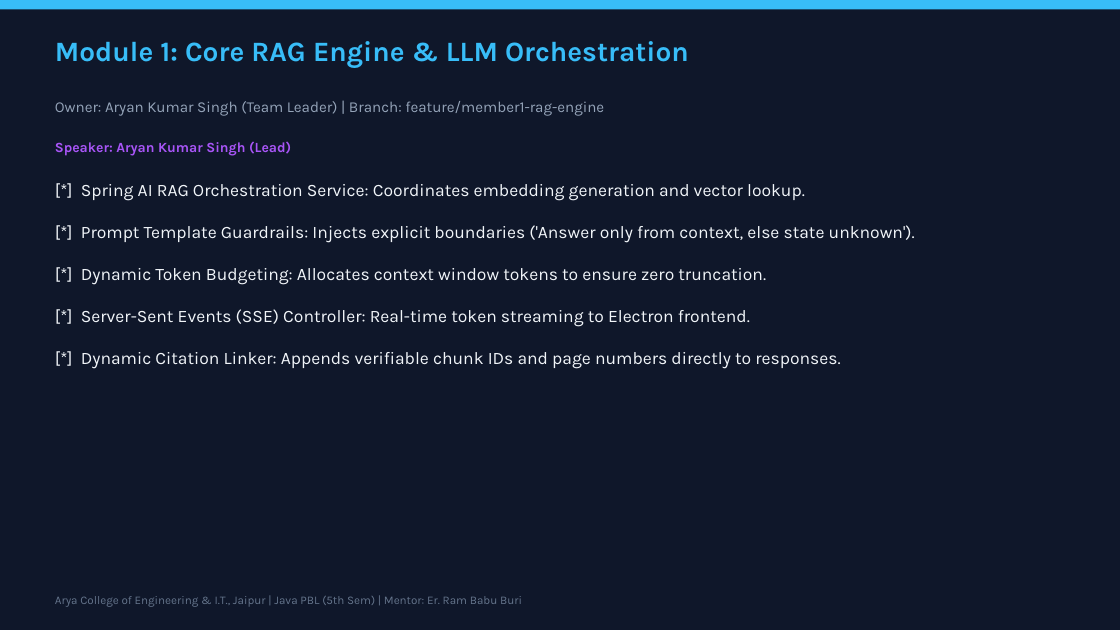
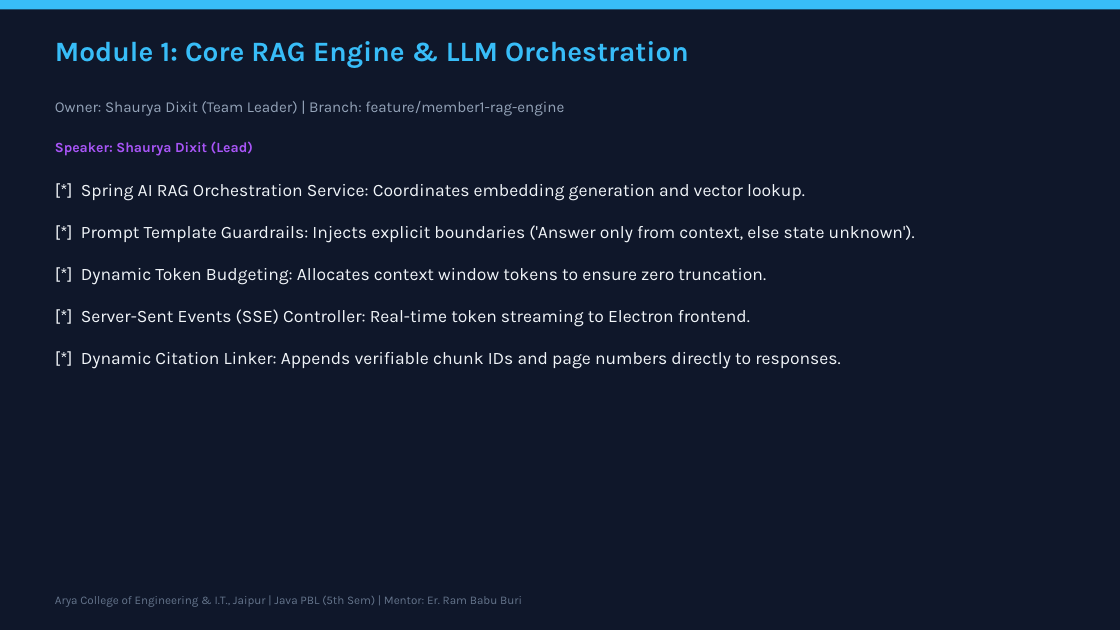
Before and after one commit to shauryadixit005-lab/RAG_Project, a slide deck: slide 5 of submission_reports/DocuQuery_AI_Presentation.pptx. Drawn at 1120x630 pixels with LibreOffice and Linux fonts; fonts in the diff are those of the drawing. Boxes give left, top, right and bottom in pixels: in the first picture for what was removed or moved away, otherwise in the second. Text is boxed around its words. In the diff, an @@ line names an element or a change of style, - is before the commit and + after.

```diff
--- a/submission_reports/DocuQuery_AI_Presentation.pptx
+++ b/submission_reports/DocuQuery_AI_Presentation.pptx
@@ text at (55, 101, 564, 116): text changed @@
-Owner: Aryan Kumar Singh (Team Leader) | Branch: feature/member1-rag-engine
+Owner: Shaurya Dixit (Team Leader) | Branch: feature/member1-rag-engine
@@ text at (55, 141, 253, 156): text changed @@
-Speaker: Aryan Kumar Singh (Lead)
+Speaker: Shaurya Dixit (Lead)
```
Also in this commit, not shown: 14 other slides changed, 21 other files.
